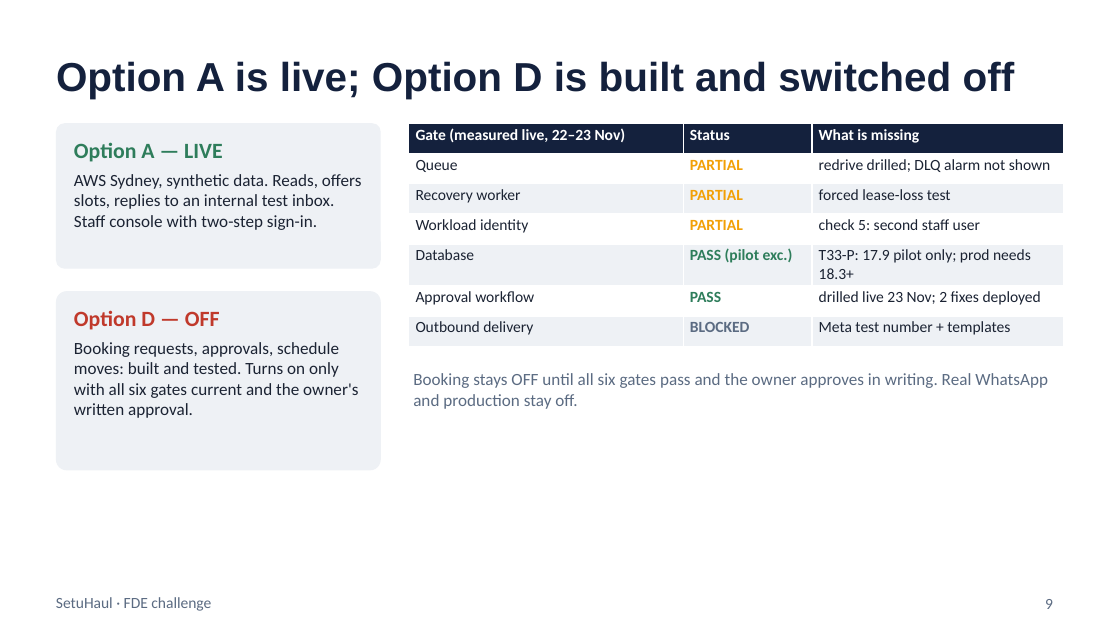
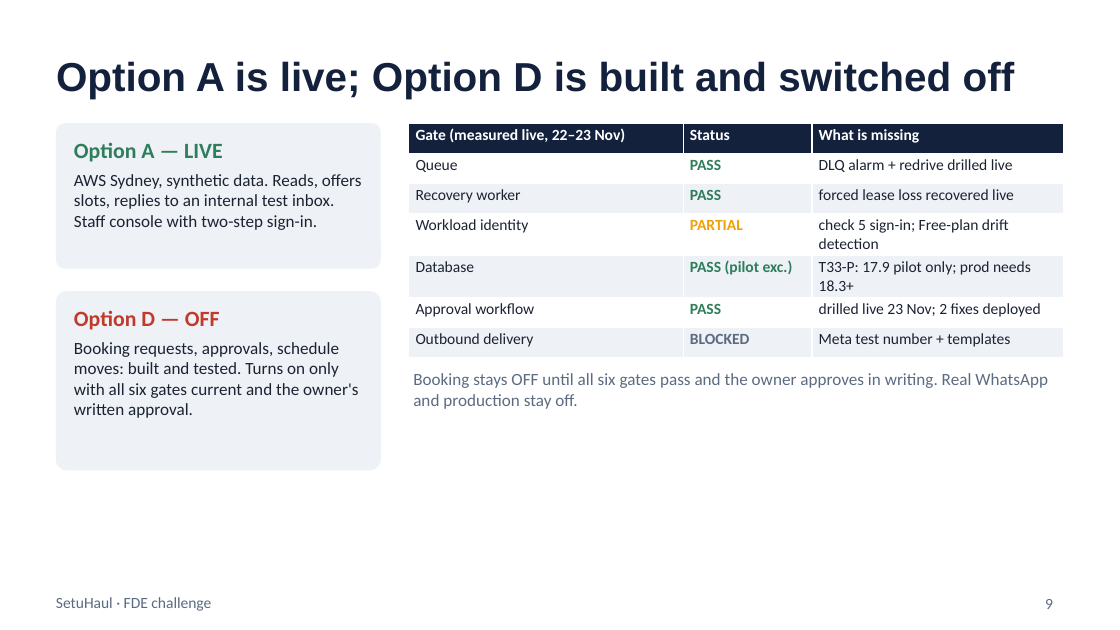
Before and after one commit to amolam/setuhaul-logistics, a slide deck: slide 9 of presentation/SetuHaul_readout.pptx. Drawn at 1120x630 pixels with LibreOffice and Linux fonts; fonts in the diff are those of the drawing. Boxes give left, top, right and bottom in pixels: in the first picture for what was removed or moved away, otherwise in the second. Text is boxed around its words. In the diff, an @@ line names an element or a change of style, - is before the commit and + after.

```diff
--- a/presentation/SetuHaul_readout.pptx
+++ b/presentation/SetuHaul_readout.pptx
@@ table at bbox=[409, 123, 1064, 351] @@
-row 2, column 2: PARTIAL
+row 2, column 2: PASS
-row 2, column 3: redrive drilled; DLQ alarm not shown
+row 2, column 3: DLQ alarm + redrive drilled live
-row 3, column 2: PARTIAL
+row 3, column 2: PASS
-row 3, column 3: forced lease-loss test
+row 3, column 3: forced lease loss recovered live
-row 4, column 3: check 5: second staff user
+row 4, column 3: check 5 sign-in; Free-plan drift detection
```
Also in this commit, not shown: 6 other files.
